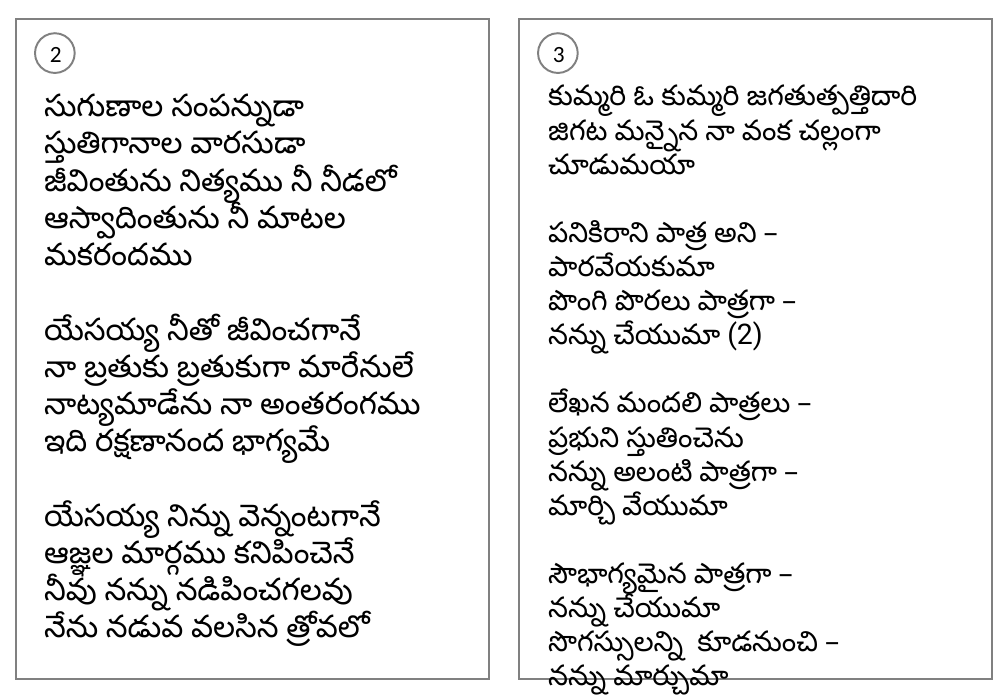
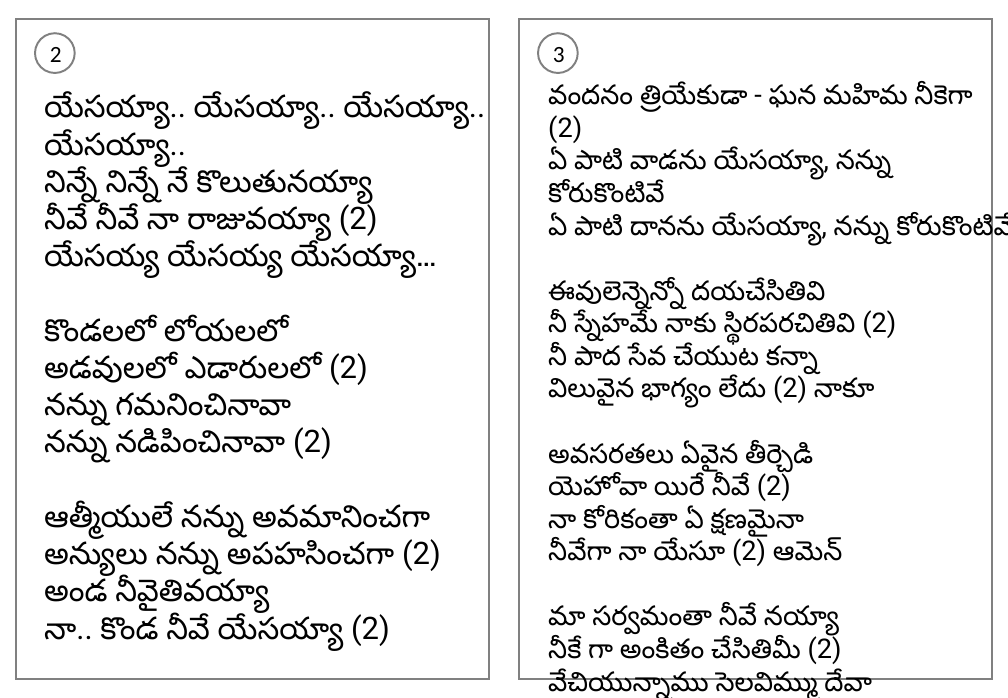
Before and after one commit to venu-webdev/songsDb, a slide deck: slide 2 of songsTemplate.pptx. Drawn at 1008x698 pixels with LibreOffice and Linux fonts; fonts in the diff are those of the drawing. Boxes give left, top, right and bottom in pixels: in the first picture for what was removed or moved away, otherwise in the second. Text is boxed around its words. In the diff, an @@ line names an element or a change of style, - is before the commit and + after.

```diff
--- a/songsTemplate.pptx
+++ b/songsTemplate.pptx
@@ text at [548, 84, 1008, 698]: text changed; size 22 to 21 pt @@
-కుమ్మరి ఓ కుమ్మరి జగతుత్పత్తిదారి
-జిగట మన్నైన నా వంక చల్లంగా చూడుమయా
-పనికిరాని పాత్ర అని –
-పారవేయకుమా
-పొంగి పొరలు పాత్రగా –
-నన్ను చేయుమా (2)
-లేఖన మందలి పాత్రలు –
-ప్రభుని స్తుతించెను
-నన్ను అలంటి పాత్రగా –
-మార్చి వేయుమా
-సౌభాగ్యమైన పాత్రగా –
-నన్ను చేయుమా
-సొగస్సులన్ని కూడనుంచి –
-నన్ను మార్చుమా
+వందనం త్రియేకుడా - ఘన మహిమ నీకెగా (2)
+ఏ పాటి వాడను యేసయ్యా, నన్ను కోరుకొంటివే
+ఏ పాటి దానను యేసయ్యా, నన్ను కోరుకొంటివే
+ఈవులెన్నెన్నో దయచేసితివి
+నీ స్నేహమే నాకు స్థిరపరచితివి (2)
+నీ పాద సేవ చేయుట కన్నా
+విలువైన భాగ్యం లేదు (2) నాకూ
+అవసరతలు ఏవైన తీర్చెడి
+యెహోవా యిరే నీవే (2)
+నా కోరికంతా ఏ క్షణమైనా
+నీవేగా నా యేసూ (2) ఆమెన్
+మా సర్వమంతా నీవే నయ్యా
+నీకే గా అంకితం చేసితిమీ (2)
+వేచియున్నాము సెలవిమ్ము దేవా
+నీ ఆజ్ఞ పాటించెదమూ (2) స్తోత్రం
@@ text at [44, 95, 485, 651]: text changed @@
-సుగుణాల సంపన్నుడా
-స్తుతిగానాల వారసుడా
-జీవింతును నిత్యము నీ నీడలో
-ఆస్వాదింతును నీ మాటల మకరందము
-యేసయ్య నీతో జీవించగానే
-నా బ్రతుకు బ్రతుకుగా మారేనులే
-నాట్యమాడేను నా అంతరంగము
-ఇది రక్షణానంద భాగ్యమే
-యేసయ్య నిన్ను వెన్నంటగానే
-ఆజ్ఞల మార్గము కనిపించెనే
-నీవు నన్ను నడిపించగలవు
-నేను నడువ వలసిన త్రోవలో
+యేసయ్యా.. యేసయ్యా.. యేసయ్యా.. యేసయ్యా..
+నిన్నే నిన్నే నే కొలుతునయ్యా
+నీవే నీవే నా రాజువయ్యా (2)
+యేసయ్య యేసయ్య యేసయ్యా…
+కొండలలో లోయలలో
+అడవులలో ఎడారులలో (2)
+నన్ను గమనించినావా
+నన్ను నడిపించినావా (2)
+ఆత్మీయులే నన్ను అవమానించగా
+అన్యులు నన్ను అపహసించగా (2)
+అండ నీవైతివయ్యా
+నా.. కొండ నీవే యేసయ్యా (2)
```
Also in this commit, not shown: 1 other slide changed, 6 other files.
